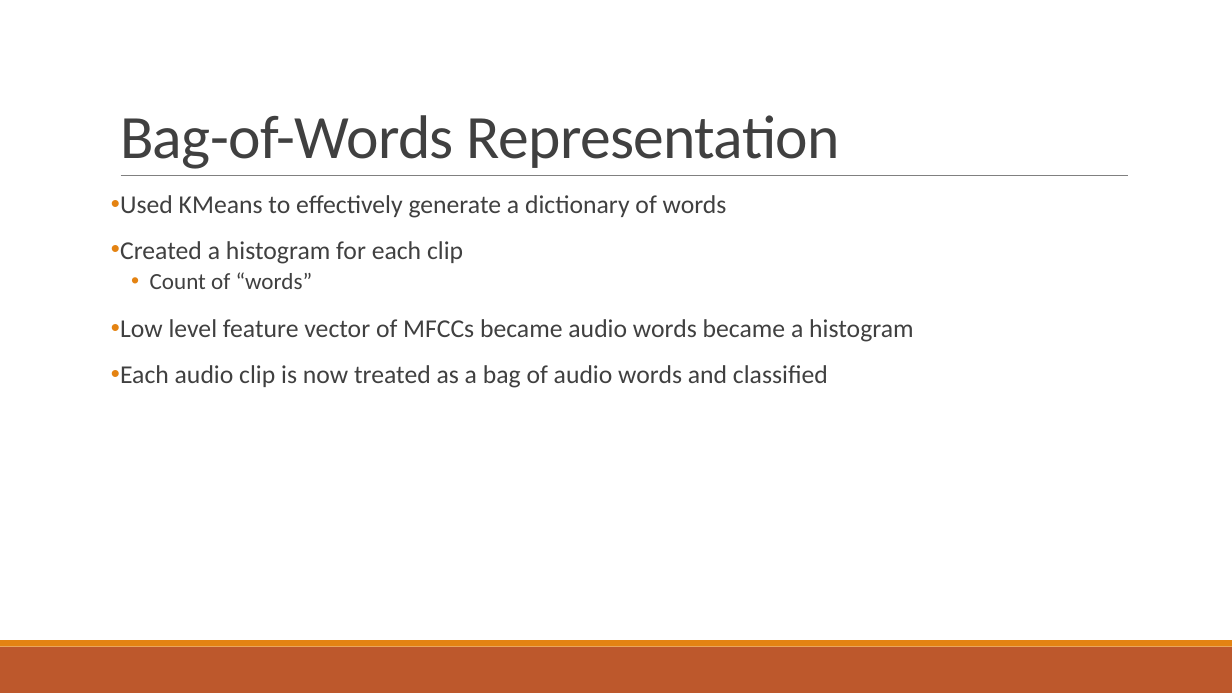
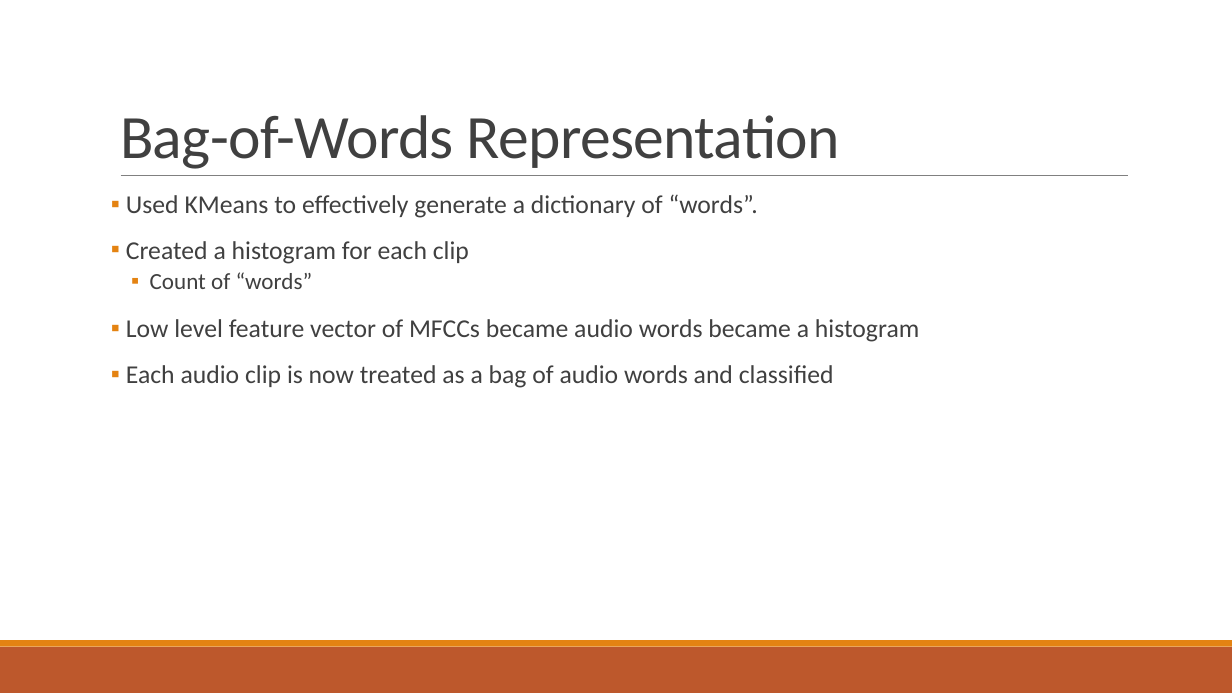
Before and after one commit to crabtreej/CrashAudioClassifier, a slide deck: slide 7 of AI_2_Presentation.pptx. Drawn at 1232x693 pixels with LibreOffice and Linux fonts; fonts in the diff are those of the drawing. Boxes give left, top, right and bottom in pixels: in the first picture for what was removed or moved away, otherwise in the second. Text is boxed around its words. In the diff, an @@ line names an element or a change of style, - is before the commit and + after.

```diff
--- a/AI_2_Presentation.pptx
+++ b/AI_2_Presentation.pptx
@@ text at [126, 194, 758, 218]: text changed @@
-• Used KMeans to effectively generate a dictionary of words
+▪ Used KMeans to effectively generate a dictionary of “words”.
@@ text at [126, 241, 919, 388]: bullet • to ▪ @@
```
Also in this commit, not shown: 2 other slides changed.
